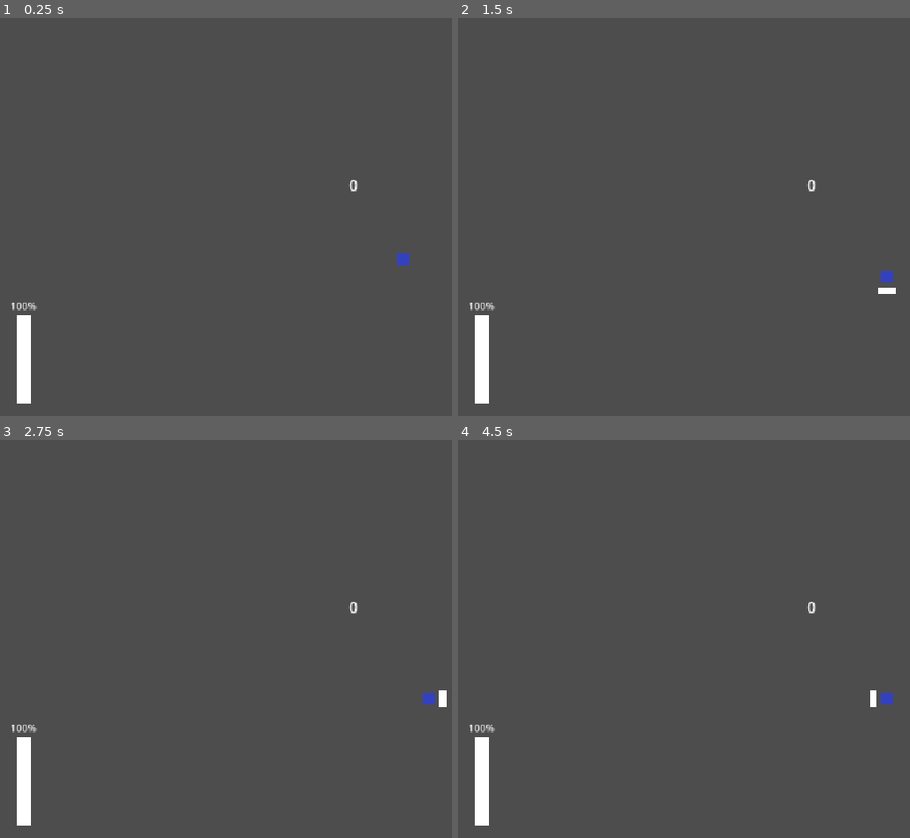
Above: before the commit, frames 1-4 (two rows, left to right).
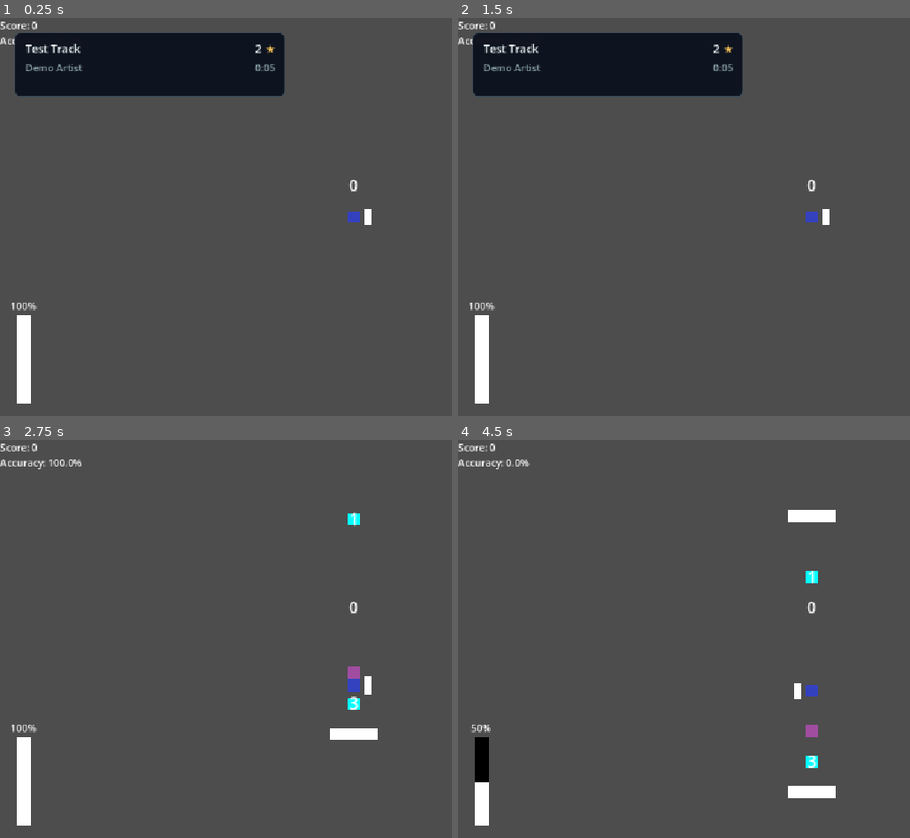
Above: after the commit, the same moments.

Repository: ftambler/godot-rythm-game
Game: Godot game, scene res://scenes/game/Game.tscn
Two runs of this game, one before a commit and one after it. Both use one fixed random seed, a clock stepped at 60 frames per second and the inputs below. This scene is started directly instead of the project's main scene.
Inputs:
- Up to frame 1 (0.25 s): no input
- Up to frame 2 (1.5 s): tap Enter at 0.5 s; hold Right (shield_right) 0.53-1.28 s; hold Space (hit_orb) 0.53-1.28 s; hold Down (shield_down) from 1.28 s (still down); tap Space (hit_orb) at 1.35 s
- Up to frame 3 (2.75 s): tap Enter at 2 s; release Down (shield_down) at 2.03 s; hold Right (shield_right) from 2.03 s (still down); hold Space (hit_orb) from 2.03 s (still down)
- Up to frame 4 (4.5 s): release Right (shield_right) at 2.78 s; release Space (hit_orb) at 2.78 s; hold Up (shield_up) 2.78-3.53 s; tap Space (hit_orb) at 2.85, 4.35 s; hold Space (hit_orb) 3.53-4.28 s; hold Left (shield_left) from 3.53 s (still down)

The runs differ from the first frame. In frame 1, 9.8% of the frame differs, in the area x 0-91%, y 0-63%; in frame 2, 9.8%, in the area x 0-97%, y 0-70%; in frame 3, 1.2%; in frame 4, 1.9%.
Error before the commit: Parse Error: Too many arguments for "open()" call. Expected at most 1 but received 2. (res://scripts/Game.gd:72)

Commit message:
Added logic for Result screen if health hits 0

Diff:
--- a/scripts/ResultsScreen.gd
+++ b/scripts/ResultsScreen.gd
@@ -4,6 +4,8 @@
 signal replay_requested
 signal menu_requested
 
+@onready var eyebrow_label: Label = $Overlay/Panel/Margin/Content/Eyebrow
+@onready var title_label: Label = $Overlay/Panel/Margin/Content/Title
 @onready var score_label: Label = $Overlay/Panel/Margin/Content/Score
 @onready var accuracy_label: Label = $Overlay/Panel/Margin/Content/Accuracy
 @onready var missed_label: Label = $Overlay/Panel/Margin/Content/Stats/Missed/Value
@@ -15,7 +17,9 @@
 	process_mode = Node.PROCESS_MODE_ALWAYS
 	visible = false
 
-func open(score_handler: ScoreHandler) -> void:
+func open(score_handler: ScoreHandler, did_win: bool) -> void:
+	eyebrow_label.text = "RUN COMPLETE" if did_win else "RUN OVER"
+	title_label.text = "Results" if did_win else "Defeat"
 	score_label.text = str(score_handler.get_score())
 	accuracy_label.text = "%s%%" % snapped(score_handler.get_accuracy() * 100.0, 0.1)
 	missed_label.text = str(score_handler.missed_hits)
